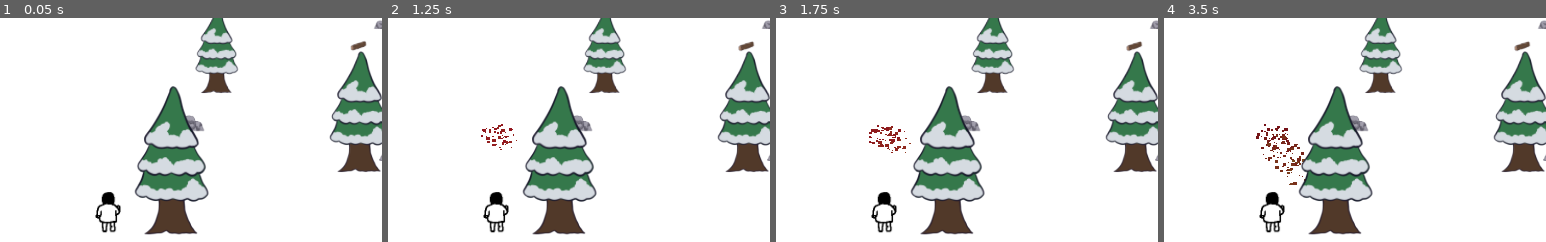
Above: before the commit, frames 1-4 (left to right).
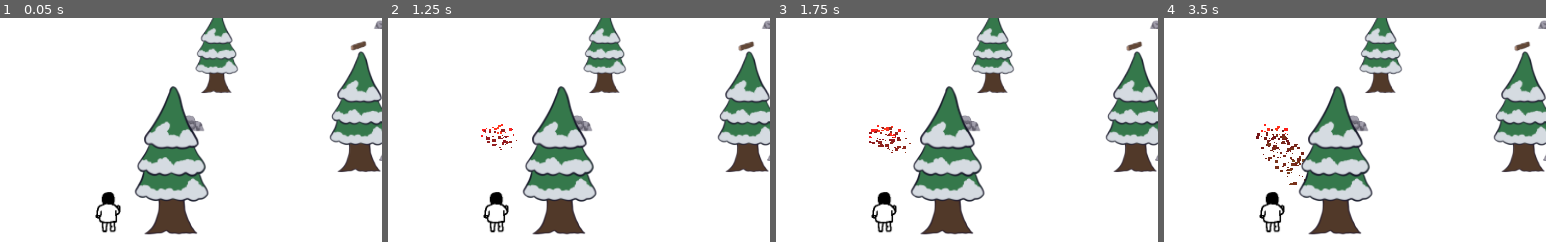
Above: after the commit, the same moments.

Repository: FablabMurat/GameJamMurat0324
Game: Godot game, scene res://terrain.tscn
Two runs of this game, one before a commit and one after it. Both use one fixed random seed, a clock stepped at 60 frames per second and the inputs below. A sky picture missing from this copy of the repository is replaced by a grey-blue gradient.
Inputs (mouse positions are % of the whole screen's width and height, from its top left):
- Up to frame 1 (0.05 s): no input
- Up to frame 2 (1.25 s): move the mouse to (71, 45) at 0.52 s; tap O (addLog) at 0.6 s
- Up to frame 3 (1.75 s): tap Enter at 1.25 s; move the mouse to (27, 55) at 1.27 s; tap O (addLog) at 1.35 s
- Up to frame 4 (3.5 s): move the mouse to (58, 28) at 2.02 s; tap O (addLog) at 2.1, 2.85 s; move the mouse to (43, 70) at 2.77 s
The pictures show only the part of the screen within x 34-84%, y 5-55%; the shares and areas given below are measured in that part.

Frame 1 is identical in both runs. In frame 2, less than 0.1% of the frame differs, in the area x 24-33%, y 47-54%; in frame 3, less than 0.1%; in frame 4, less than 0.1%.

Commit message:
Changements luminosité et ambience: feu et fog

Diff:
--- a/Feu.tscn
+++ b/Feu.tscn
@@ -55,4 +55,12 @@
 wait_time = 40.0
 autostart = true
 
+[node name="OmniLight3D" type="OmniLight3D" parent="."]
+transform = Transform3D(1, 0, 0, 0, 1, 0, 0, 0, 1, 0, 0.0638808, 0)
+light_color = Color(0.811765, 0.290196, 0.0352941, 1)
+light_energy = 16.0
+light_volumetric_fog_energy = 1.646
+omni_range = 22.685
+omni_attenuation = 0.901252
+
 [connection signal="timeout" from="Timer" to="." method="_on_timer_timeout"]
--- a/terrain.tscn
+++ b/terrain.tscn
@@ -24,6 +24,9 @@
 [sub_resource type="Environment" id="Environment_vjdyr"]
 background_mode = 2
 sky = SubResource("Sky_6i610")
+volumetric_fog_enabled = true
+volumetric_fog_density = 0.1027
+volumetric_fog_emission = Color(0.411765, 0.411765, 0.411765, 1)
 
 [node name="Terrain" type="Node3D"]
 script = ExtResource("1_fnysc")
Not shown: 1 places in terrain.tscn that only renumber resources
